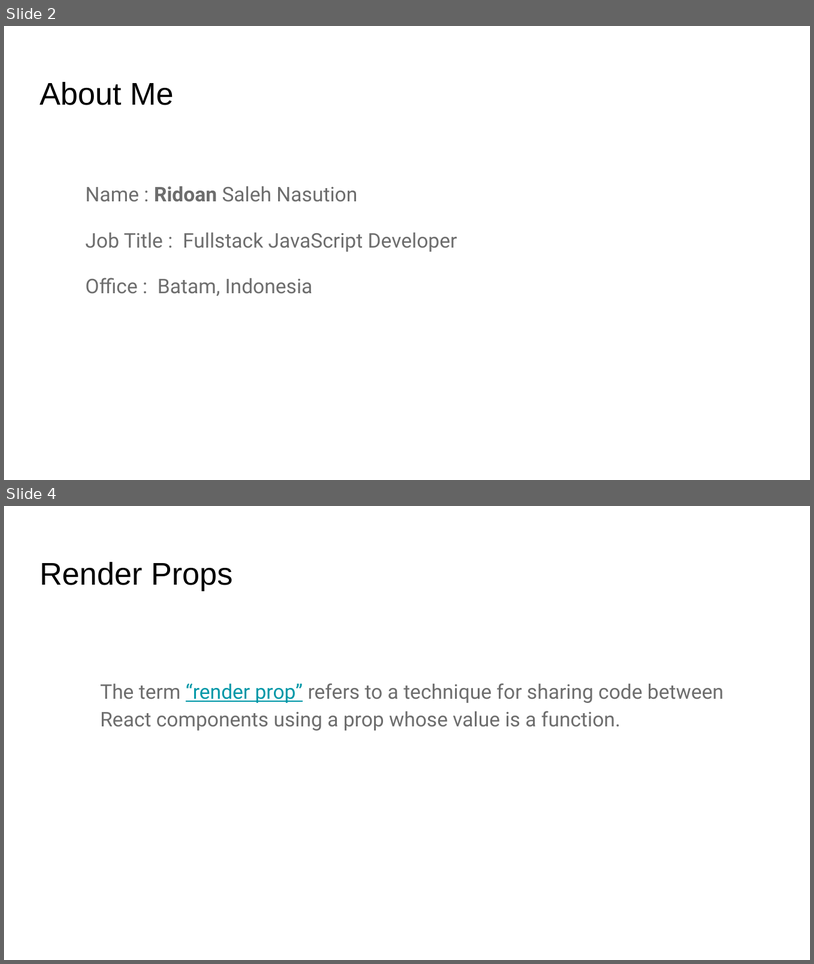
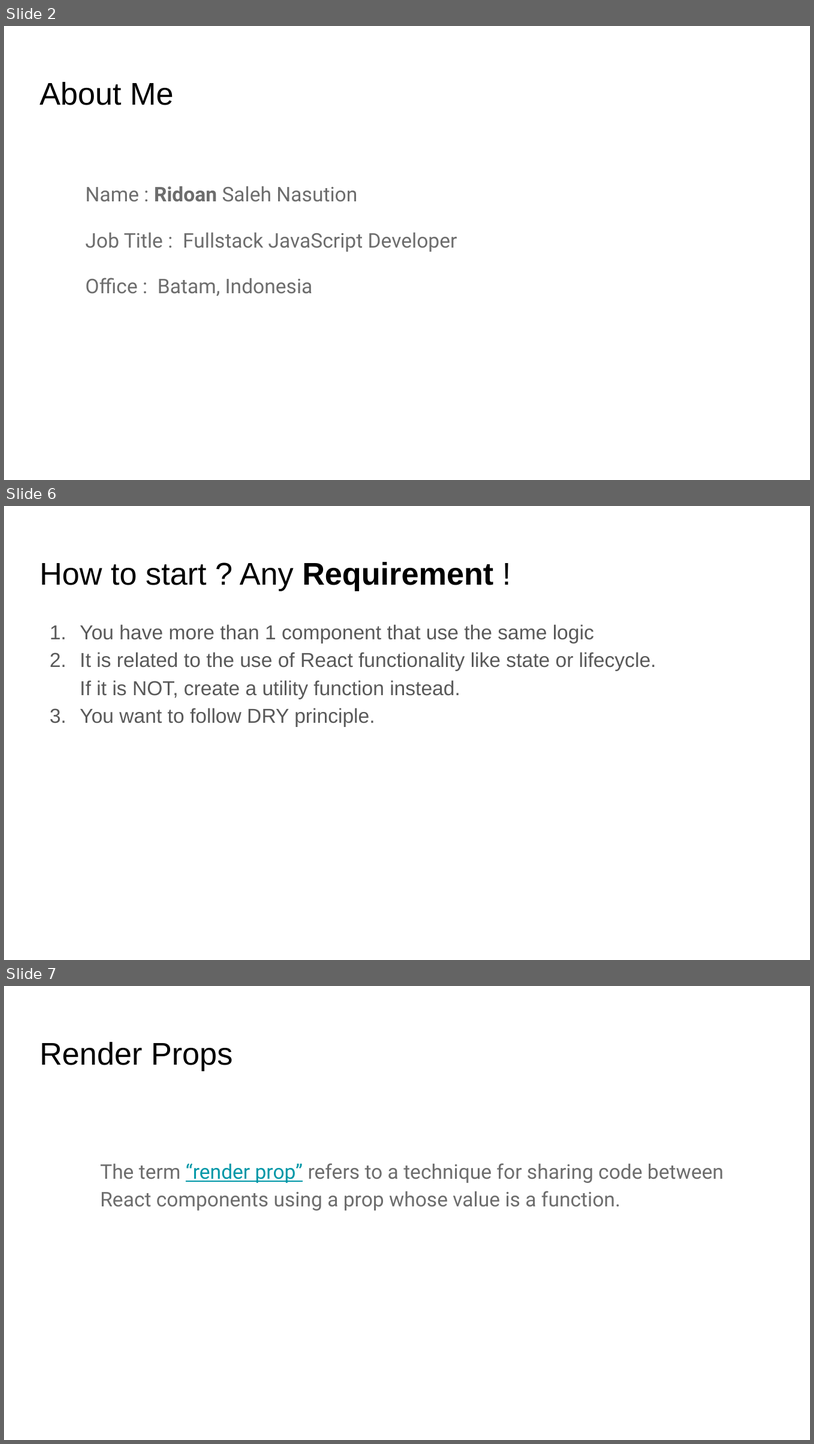
Before and after one commit to ridoansaleh/sharing-business-logic, a slide deck: docs/Sharing Common Logic Between Components.pptx. Shown one above the other, each under a label of ours: slides 2 and 4 before the commit, slides 2, 6 and 7 after it; the slides between them are not shown. The pictures are 814x964 and 814x1444 pixels, drawn with LibreOffice and Linux fonts; fonts in the diff are those of the drawing. Boxes give left, top, right and bottom in pixels: in the first picture for what was removed or moved away, otherwise in the second. Text is boxed around its words. In the diff, an @@ line names an element or a change of style, - is before the commit and + after.

```diff
--- a/docs/Sharing Common Logic Between Components.pptx
+++ b/docs/Sharing Common Logic Between Components.pptx
@@ slide 6 added at [4, 506, 810, 960], background #FFFFFF @@
@@ title added at [39, 562, 494, 591], 28 pt, text #000000 @@
+How to start ? Any Requirement !
@@ text added at [80, 624, 657, 726], 18 pt, text #595959 @@
+1. You have more than 1 component that use the same logic
+2. It is related to the use of React functionality like state or lifecycle.
+   If it is NOT, create a utility function instead.
+3. You want to follow DRY principle.
@@ what was slide 4 is now slide 7 @@
```
Also in this commit, not shown: 7 slides changed, 5 other slides added, 4 slides removed, 7 other files.
